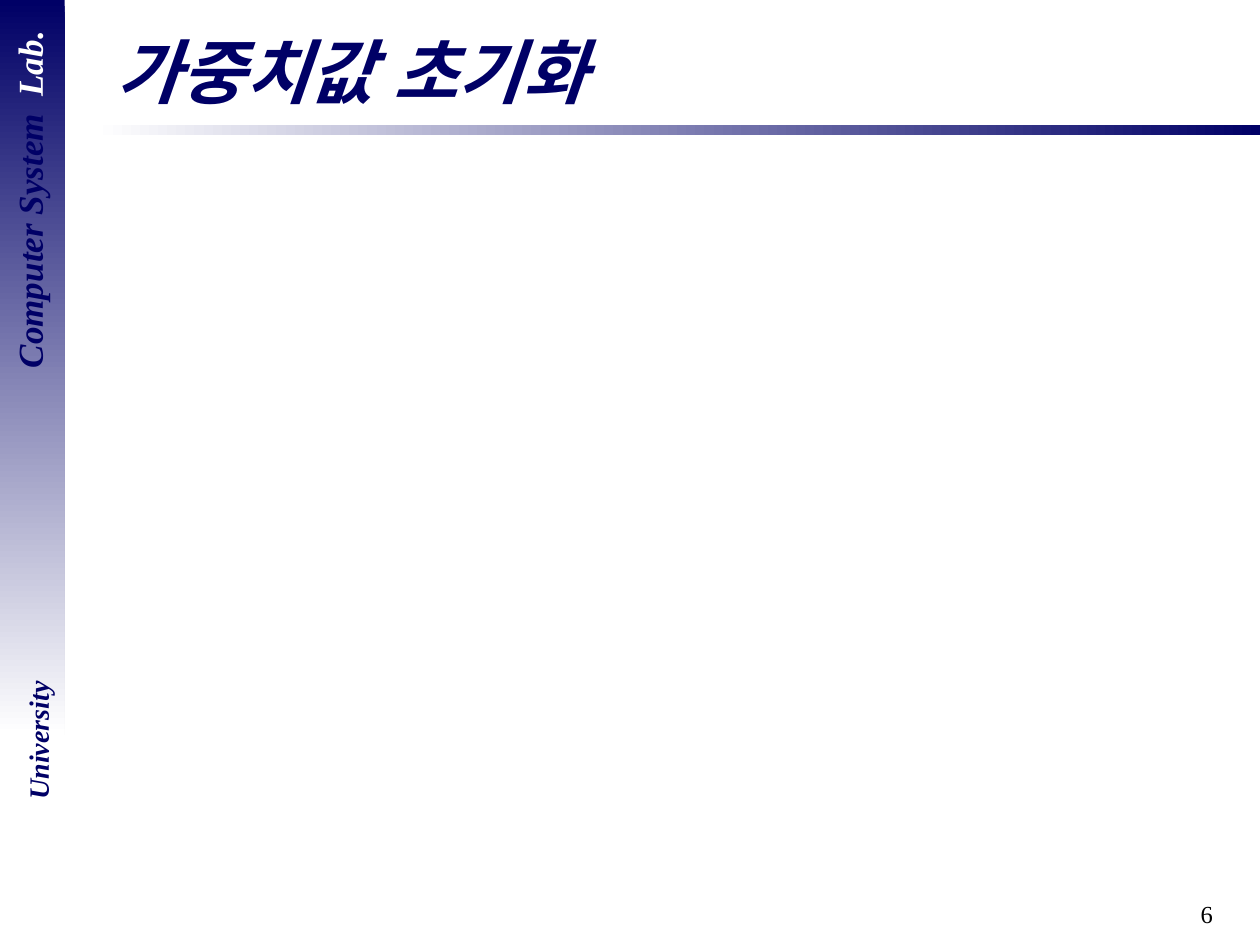
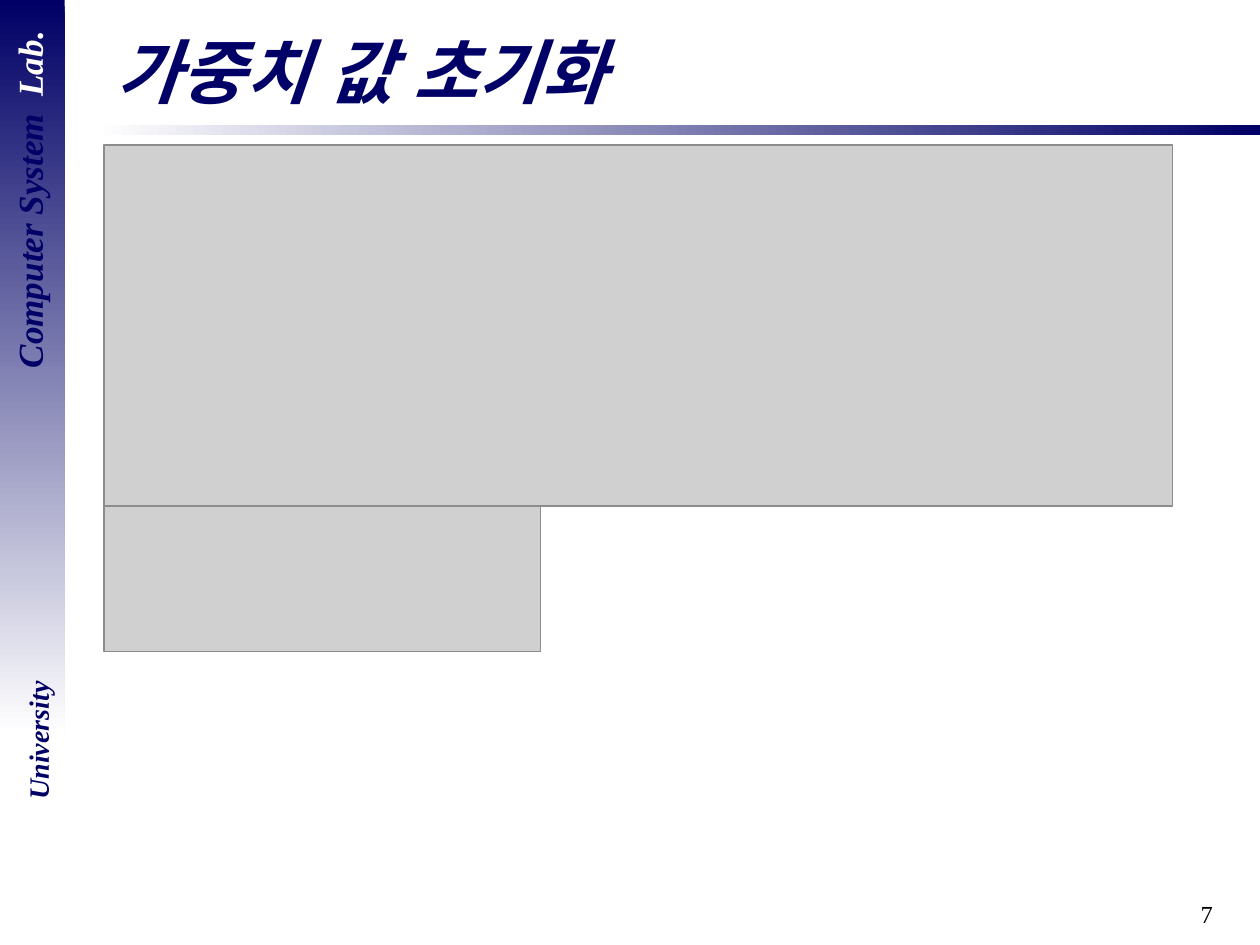
Before and after one commit to DevelopLee20/SNN, a slide deck: slide 7 of cs semina/06_Serogate-1.pptx (slide 6 before the commit). Drawn at 1260x945 pixels with LibreOffice and Linux fonts; fonts in the diff are those of the drawing; grey boxes stand for pictures; background and template pictures are left out. Boxes give left, top, right and bottom in pixels: in the first picture for what was removed or moved away, otherwise in the second. Text is boxed around its words. In the diff, an @@ line names an element or a change of style, - is before the commit and + after.

```diff
--- a/cs semina/06_Serogate-1.pptx
+++ b/cs semina/06_Serogate-1.pptx
@@ title at [117, 39, 606, 105]: spaces changed @@
-가중치값 초기화
+가중치 값 초기화
@@ picture added at [105, 145, 1173, 505] @@
@@ picture added at [105, 507, 541, 651] @@
@@ page number at [1201, 907, 1213, 923]: text changed @@
-6
+7
```
Also in this commit, not shown: 10 other slides changed, 3 slides added, 1 other file.
